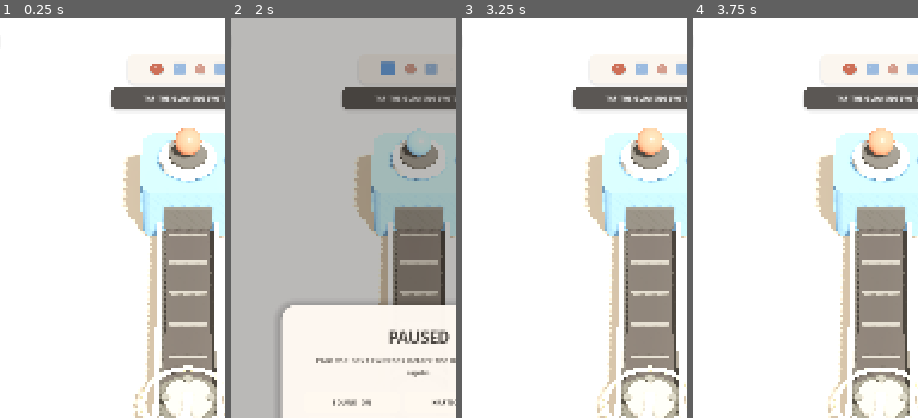
Above: before the commit, frames 1-4 (left to right).
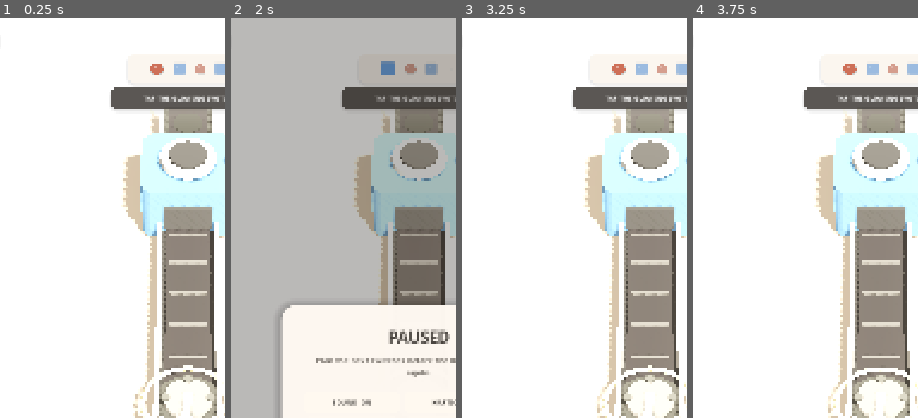
Above: after the commit, the same moments.

Repository: mocchaust64/rail_game
Game: Godot game, scene res://app/main.tscn
The game is run twice, just before and just after one commit, with the same random seed, the same clock (stepped at 60 frames per second) and the same inputs.
Inputs:
- Up to frame 1 (0.25 s): no input
- Up to frame 2 (2 s): click "↻" at 0.5 s; click "Ⅱ" at 1.25 s
- Up to frame 3 (3.25 s): click "TEXT NORMAL" at 2 s; click "RESTART LEVEL" at 2.75 s
- Up to frame 4 (3.75 s): click "↻" at 3.5 s
The pictures show only the part of the screen within x 8-58%, y 0-50%; the shares and areas given below are measured in that part.

The runs differ from the first frame. In frame 1, 2.2% of the frame differs, in the area x 66-95%, y 22-42%; in frame 2, 2.0%; in frame 3, 2.2%; in frame 4, 2.1%.

Commit message:
style: turn source preview into a physical feeder lane

Diff:
--- a/gameplay/source_actor.gd
+++ b/gameplay/source_actor.gd
@@ -6,19 +6,26 @@
 var _ring: MeshInstance3D
 var _preview_anchor: Node3D
 var _preview_visual: Node3D
+var _feeder: Node3D
 var _clock: float = 0.0
+
 
 func configure(id_value: String) -> void:
     source_id = id_value
     _shell = VisualFactory.create_source_shell(self)
-    # The second child is the green launch ring created by the visual factory.
     if _shell.get_child_count() > 1:
         _ring = _shell.get_child(1) as MeshInstance3D
 
+    _build_feeder()
+
+    # The next piece now sits physically in the first feeder slot instead of
+    # hovering over the machine. Empty slots behind it imply a real queue like
+    # the reference without changing the spawn data contract.
     _preview_anchor = Node3D.new()
     _preview_anchor.name = "NextCargoPreview"
-    _preview_anchor.position = Vector3(0, 1.28, 0)
+    _preview_anchor.position = Vector3(0, 0.53, -0.62)
     add_child(_preview_anchor)
+
 
 func set_preview(kind: String) -> void:
     if _preview_anchor == null:
@@ -29,23 +36,70 @@
         _preview_visual = null
     if kind.is_empty():
         return
-    _preview_visual = VisualFactory.create_kind_visual(kind, 0.22)
-    _preview_visual.scale = Vector3.ONE * 0.92
+    _preview_visual = VisualFactory.create_kind_visual(kind, 0.25)
     _preview_anchor.add_child(_preview_visual)
+
 
 func _process(delta: float) -> void:
     _clock += delta
     if _ring != null:
-        var pulse := 1.0 + sin(_clock * 2.5) * 0.035
+        var pulse := 1.0 + sin(_clock * 2.4) * 0.025
         _ring.scale = Vector3(pulse, 1.0, pulse)
     if _preview_anchor != null:
-        _preview_anchor.position.y = 1.28 + sin(_clock * 2.2) * 0.035
-        _preview_anchor.rotation.y = sin(_clock * 1.45) * 0.10
+        # A queued ball rests on the lane. Only a tiny idle roll keeps the toy
+        # alive; no vertical bobbing/levitation.
+        _preview_anchor.rotation.y = sin(_clock * 1.25) * 0.035
+
 
 func react_launch() -> void:
     if _shell == null:
         return
     var tween := Motion.tween(_shell)
-    tween.set_trans(Tween.TRANS_QUAD).set_ease(Tween.EASE_OUT)
-    tween.tween_property(_shell, "scale", Vector3(1.04, 0.92, 1.04), 0.07)
-    tween.tween_property(_shell, "scale", Vector3.ONE, 0.12)
+    tween.set_trans(Tween.TRANS_BACK).set_ease(Tween.EASE_OUT)
+    tween.tween_property(_shell, "scale", Vector3(1.035, 0.91, 1.035), 0.065)
+    tween.tween_property(_shell, "scale", Vector3.ONE, 0.11)
+
+
+func _build_feeder() -> void:
+    _feeder = Node3D.new()
+    _feeder.name = "FeederLane"
+    add_child(_feeder)
+
+    var lane := MeshInstance3D.new()
+    var lane_mesh := BoxMesh.new()
+    lane_mesh.size = Vector3(0.92, 0.13, 2.25)
+    lane.mesh = lane_mesh
+    lane.position = Vector3(0, 0.17, -1.05)
+    lane.material_override = VisualFactory.material(Color("#4E504D"), 0.64)
+    _feeder.add_child(lane)
+
+    var belt := MeshInstance3D.new()
+    var belt_mesh := BoxMesh.new()
+    belt_mesh.size = Vector3(0.64, 0.06, 2.06)
+    belt.mesh = belt_mesh
+    belt.position = Vector3(0, 0.27, -1.05)
+    belt.material_override = VisualFactory.material(VisualFactory.BELT_COLOR, 0.68)
+    _feeder.add_child(belt)
+
+    for side in [-0.43, 0.43]:
+        var rail := MeshInstance3D.new()
+        var rail_mesh := BoxMesh.new()
+        rail_mesh.size = Vector3(0.065, 0.15, 2.22)
+        rail.mesh = rail_mesh
+        rail.position = Vector3(float(side), 0.31, -1.05)
+        rail.material_override = VisualFactory.material(VisualFactory.RAIL_COLOR, 0.30, 0.0, 0.18)
+        _feeder.add_child(rail)
+
+    # Three recessed queue marks: first is occupied by the real preview actor,
+    # two behind it stay empty until the level design exposes deeper previews.
+    for z in [-0.62, -1.13, -1.64]:
+        var slot := MeshInstance3D.new()
+        var slot_mesh := CylinderMesh.new()
+        slot_mesh.top_radius = 0.25
+        slot_mesh.bottom_radius = 0.25
+        slot_mesh.height = 0.025
+        slot_mesh.radial_segments = 20
+        slot.mesh = slot_mesh
+        slot.position = Vector3(0, 0.315, float(z))
+        slot.material_override = VisualFactory.material(Color("#383A38"), 0.72)
+        _feeder.add_child(slot)
